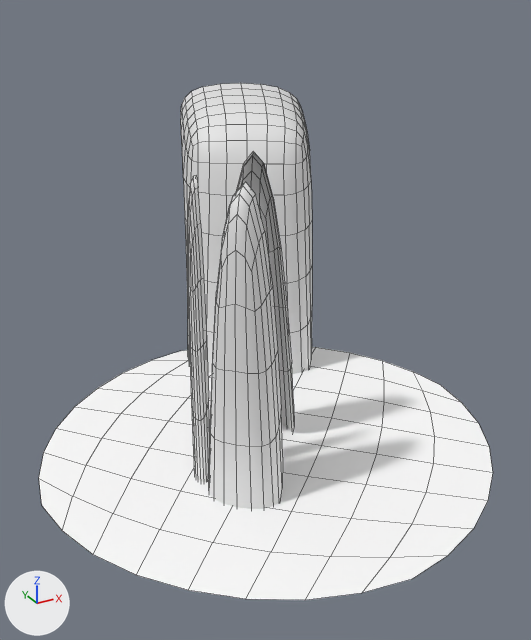
One commit to the FBX model Little-Final/Assets/Artwork/Nature/Terrain/StartZone/Models/waterfall.fbx: the scene before it, then after it.
Both versions are drawn from a 50 mm camera at (-20.6, -38.8, 20.4) aimed at (4.1, 6.1, -2.0). The lights are fixed; the arrows at lower left show +X, +Y and +Z. Mesh edges are drawn as thin lines. Where no turn or scale is listed for an object, it has been applied to the vertices.

In view in the first picture: 'waterfall'.
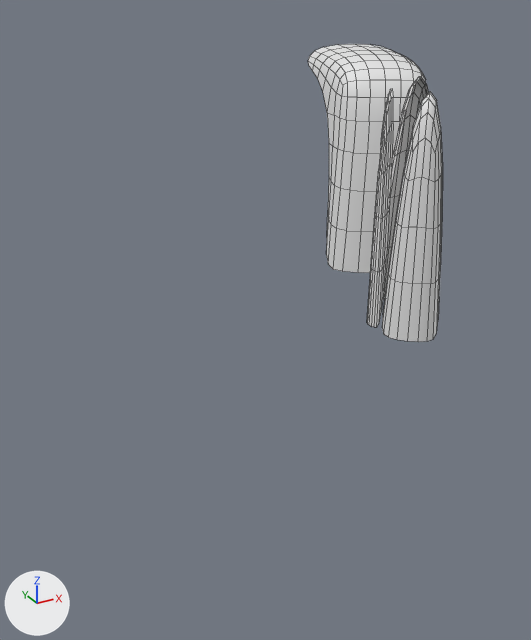
Edits to the bpy script that builds the scene:
```text
Change me_waterfall:
    where me_waterfall.from_pydata(...)  # 469 vertices, 392 faces; spans x -15.4..13.5, y -17.9..21.4, z -6.3..13.8
    used by ob_waterfall; location = (0.0, 0.0, 0.0)
    remove me_waterfall.materials.append(mat_watermat)  # white #ffffff
    remove me_waterfall.materials.append(mat_waterfall)  # white #e7e7e7
    me_waterfall part 1: the loose piece of 77 vertices spanning x -6.8..-3.0, y -9.7..-6.0, z -6.3..12.2 is moved by (20.1, 10.4, 2.1)
    me_waterfall part 2: the loose piece of 77 vertices spanning x -4.1..0.8, y -4.5..-1.0, z -6.3..12.8 is moved by (19.9, 10.5, 2.1)
    me_waterfall part 3: the loose piece of 77 vertices spanning x -6.8..-6.0, y -5.9..-4.4, z -6.1..12.3 is moved by (20.0, 10.3, 2.1)
    me_waterfall part 4: the loose piece of 157 vertices spanning x -1.4..12.7, y 3.2..21.4, z -6.3..13.8 is turned 2 degrees about the z axis through its middle, then moved by (19.4, 10.7, 2.1)
    me_waterfall part 5: the loose piece of 81 vertices spanning x -15.4..13.5, y -17.9..11.0, z -5.5 is deleted
```

Where the change shows, as pixel boxes [x1, y1, x2, y2] in the pictures (531 x 640 px; the box of a moved part takes in the faces that stretch with it):
'waterfall', reshaped (70% narrower, 42% shorter)
    before: [39, 83, 493, 600]
    after: [308, 44, 443, 342]
part 1 of me_waterfall, moved or reshaped
    before: [209, 182, 283, 509]
    after: [382, 92, 443, 342]
part 2 of me_waterfall, moved or reshaped
    before: [236, 152, 294, 431]
    after: [383, 77, 429, 299]
part 3 of me_waterfall, moved or reshaped
    before: [187, 176, 210, 482]
    after: [367, 89, 393, 327]
part 4 of me_waterfall, moved or reshaped
    before: [181, 83, 312, 374]
    after: [308, 44, 426, 273]
part 5 of me_waterfall, deleted
    before: [39, 347, 493, 600]
